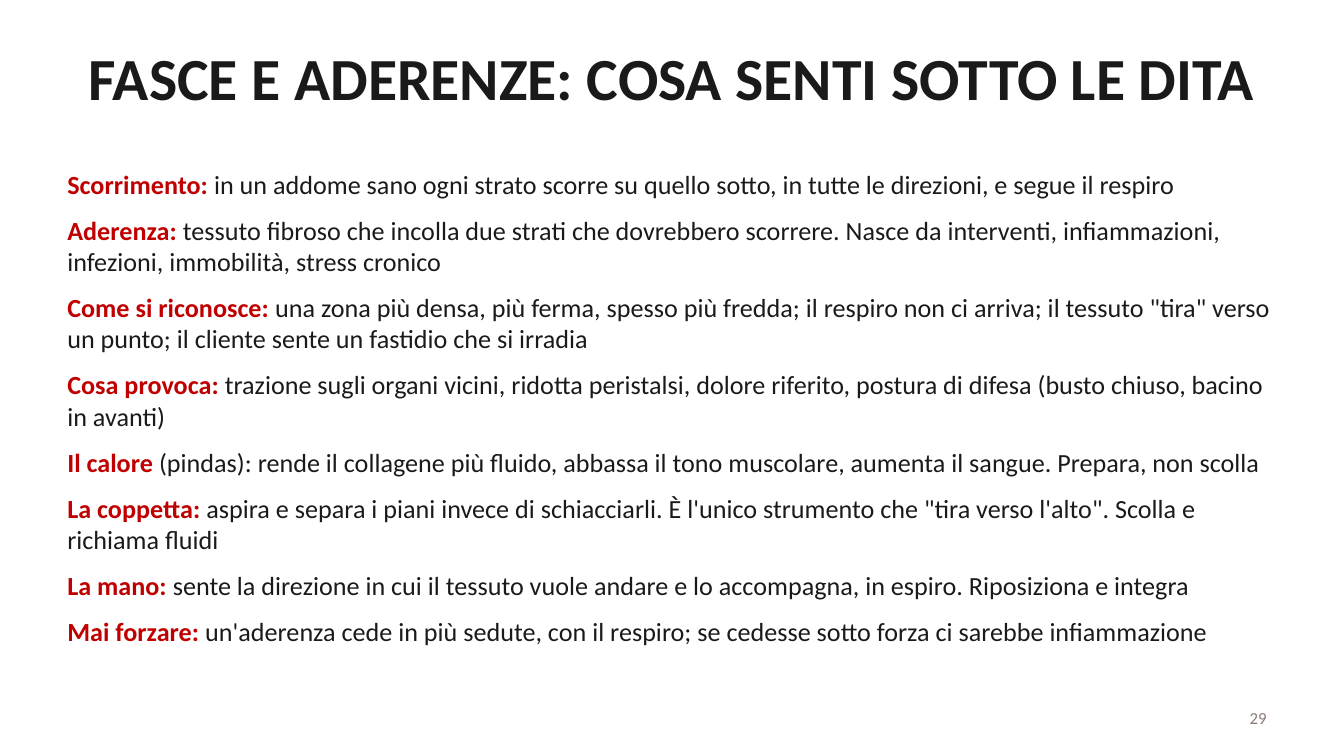
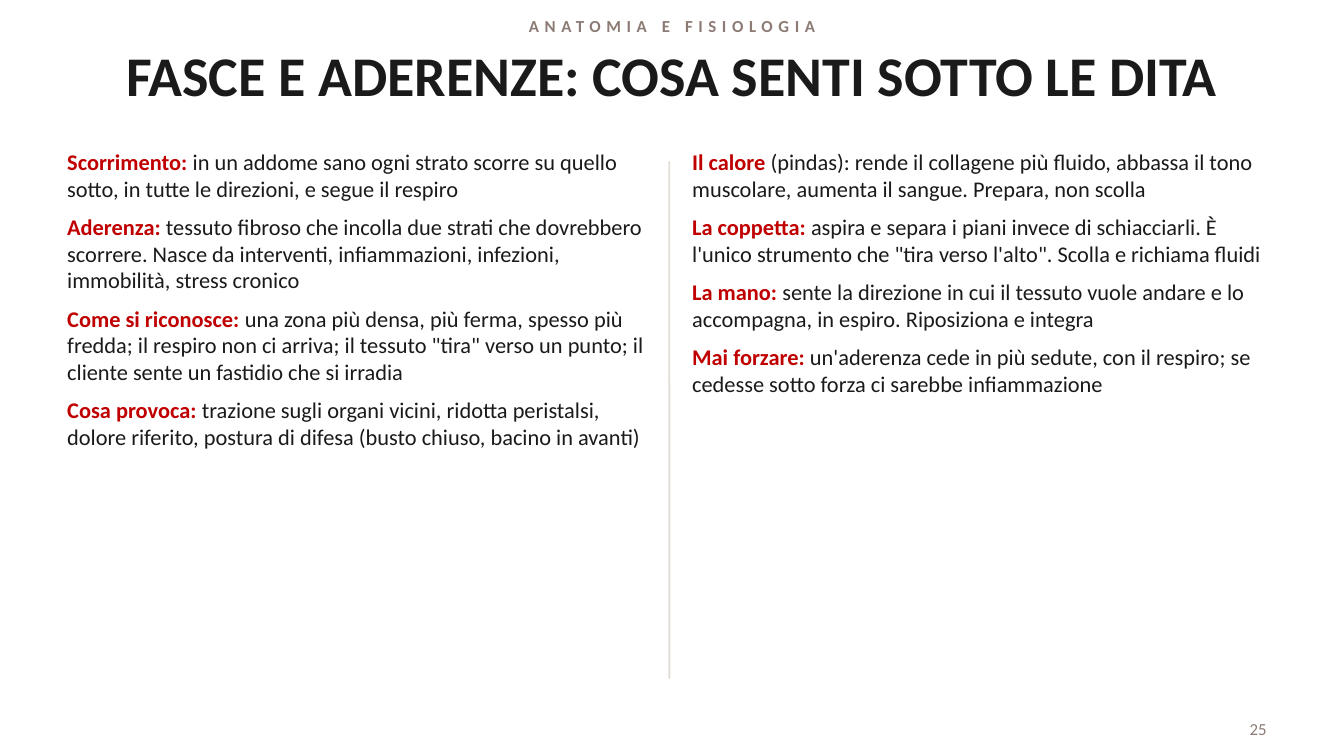
Before and after one commit to davidemcb/kinesiologia-studio, a slide deck: slide 25 of formazione/dispense/viscerale-2-livello.pptx (slide 29 before the commit). Drawn at 1344x756 pixels with LibreOffice and Linux fonts; fonts in the diff are those of the drawing. Boxes give left, top, right and bottom in pixels: in the first picture for what was removed or moved away, otherwise in the second. Text is boxed around its words. In the diff, an @@ line names an element or a change of style, - is before the commit and + after.

```diff
--- a/formazione/dispense/viscerale-2-livello.pptx
+++ b/formazione/dispense/viscerale-2-livello.pptx
@@ text added at (x1=529, y1=21, x2=670, y2=32), 9 pt, text #8C7B75, bold @@
+ANATOMIA E FISIOLOGIA
@@ title "FASCE E ADERENZE: COSA SENTI ..." at (x1=126, y1=59, x2=1216, y2=97): size 32 to 30 pt @@
@@ text "Scorrimento: in un addome sano ..." moved from (x1=67, y1=175, x2=1269, y2=646) to (x1=67, y1=154, x2=643, y2=449) @@
@@ text "Scorrimento: in un addome sano ..." at (x1=67, y1=154, x2=643, y2=449): size 14 to 12 pt; less space between paragraphs @@
@@ line added from (669, 161) to (669, 679), #E2DED6 1 pt @@
@@ text added at (x1=692, y1=154, x2=1261, y2=392), 12 pt, text #1A1A1A @@
+• Il calore (pindas): rende il collagene più fluido, abbassa il tono muscolare, aumenta il sangue. Prepara, non scolla
+• La coppetta: aspira e separa i piani invece di schiacciarli. È l'unico strumento che "tira verso l'alto". Scolla e richiama fluidi
+• La mano: sente la direzione in cui il tessuto vuole andare e lo accompagna, in espiro. Riposiziona e integra
+• Mai forzare: un'aderenza cede in più sedute, con il respiro; se cedesse sotto forza ci sarebbe infiammazione
@@ text at (x1=67, y1=453, x2=1259, y2=646): paragraphs removed @@
-• Il calore (pindas): rende il collagene più fluido, abbassa il tono muscolare, aumenta il sangue. Prepara, non scolla
-• La coppetta: aspira e separa i piani invece di schiacciarli. È l'unico strumento che "tira verso l'alto". Scolla e richiama fluidi
-• La mano: sente la direzione in cui il tessuto vuole andare e lo accompagna, in espiro. Riposiziona e integra
-• Mai forzare: un'aderenza cede in più sedute, con il respiro; se cedesse sotto forza ci sarebbe infiammazione
@@ page number removed at (x1=1250, y1=713, x2=1267, y2=724) @@
-29
@@ page number added at (x1=1250, y1=724, x2=1267, y2=735), 9 pt, text #8C7B75 @@
+25
```
Also in this commit, not shown: 36 other slides changed, 1 slide added, 5 slides removed.
